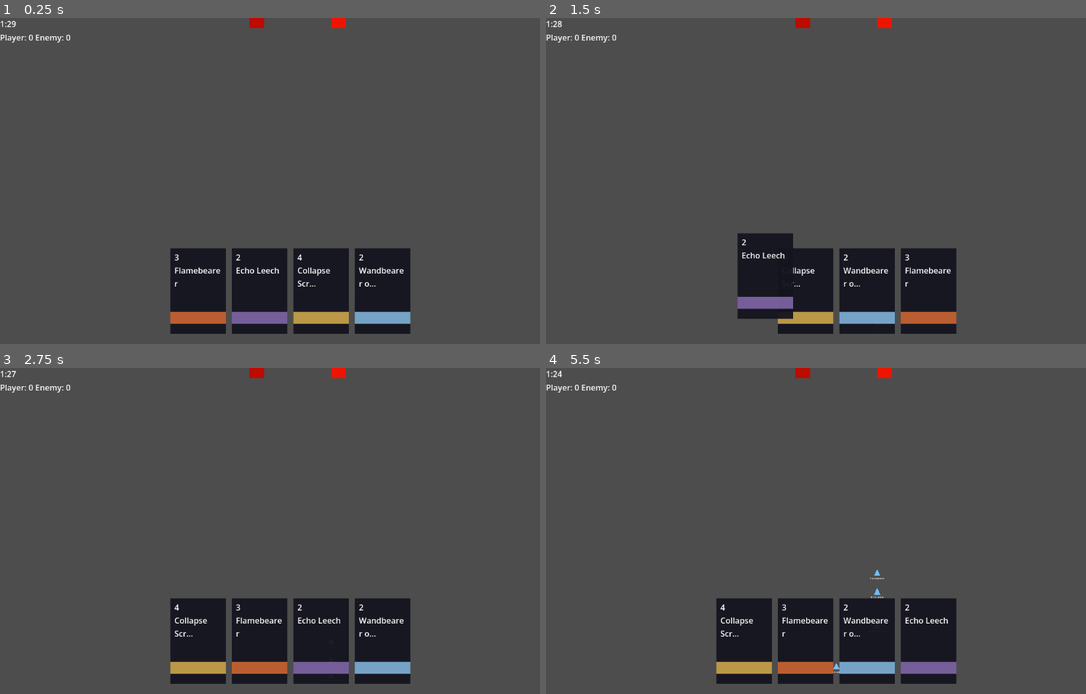
Above: before the commit, frames 1-4 (two rows, left to right).
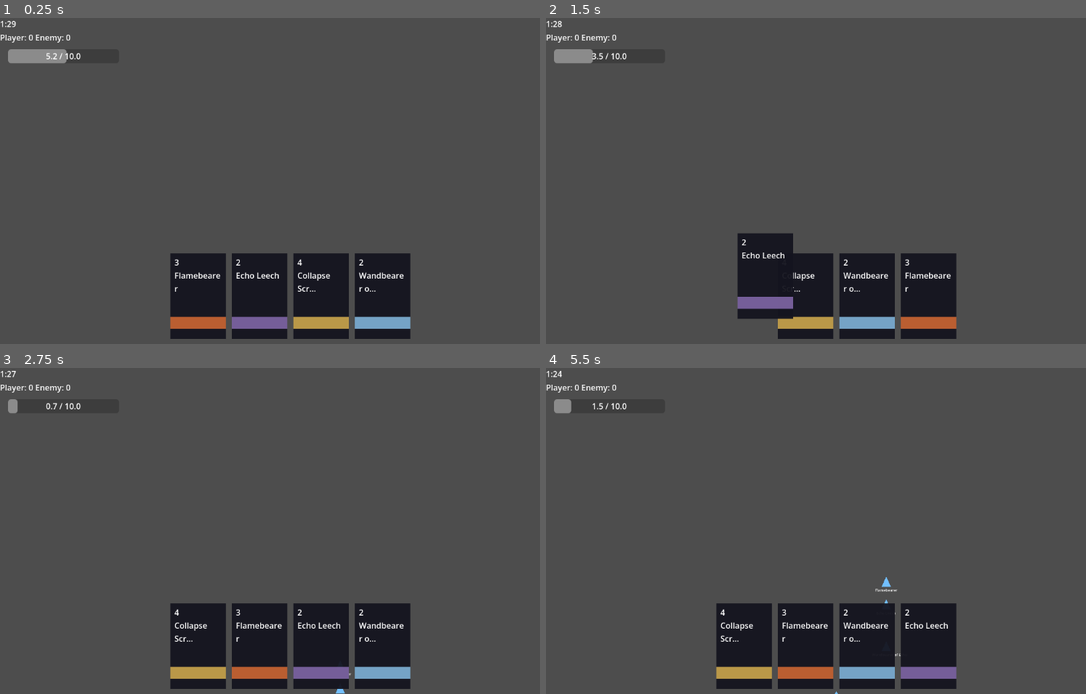
Above: after the commit, the same moments.

Repository: EchoPath-Source/echowars
Game: Godot game, scene res://arena.tscn
The game is run twice, just before and just after one commit, with the same random seed, the same clock (stepped at 60 frames per second) and the same inputs.
Inputs (mouse positions are in pixels of both pictures, inside the frame that each line leads up to):
- Up to frame 1 (0.25 s): no input
- Up to frame 2 (1.5 s): tap Enter (ui_accept) at 0.5 s; drag from (745, 291) to (897, 109) at 0.52 s; drag from (745, 291) to (805, 246) at 1.27 s
- Up to frame 3 (2.75 s): move the mouse to (259, 641) at 2.02 s; hold Right (ui_right) from 2.03 s (still down); tap Tab at 2.1 s; click (259, 641) at 2.17 s
- Up to frame 4 (5.5 s): release Right (ui_right) at 2.75 s; tap Enter (ui_accept) at 2.75 s; drag from (745, 641) to (664, 482) at 2.77 s; drag from (805, 641) to (864, 531) at 3.52 s; drag from (864, 641) to (751, 449) at 4.27 s; move the mouse to (805, 641) at 5.02 s; hold Down (ui_down) from 5.03 s (still down); tap Tab at 5.1 s; click (805, 641) at 5.17 s

The runs differ from the first frame. In frame 1, 4.2% of the frame differs, in the area x 1-77%, y 0-99%; in frame 2, 3.0%; in frame 3, 3.8%; in frame 4, 4.0%.

Commit message:
Layer 3: add simple damage loop

Diff:
--- a/arena.tscn
+++ b/arena.tscn
@@ -11,7 +11,7 @@
 
 [node name="Camera2D" type="Camera2D" parent="."]
 position = Vector2(360, 960)
-zoom = Vector2(0.45, 0.45)
+zoom = Vector2(0.55, 0.55)
 enabled = true
 
 [node name="lanemanager" type="Node2D" parent="."]
@@ -75,6 +75,27 @@
 [node name="EnemyCrowns" type="Label" parent="matchhud/HUDRoot/VBoxContainer/HBoxContainer"]
 layout_mode = 2
 
+[node name="ResonanceBar" type="ProgressBar" parent="matchhud/HUDRoot"]
+layout_mode = 0
+offset_left = 16.0
+offset_top = 62.0
+offset_right = 236.0
+offset_bottom = 90.0
+max_value = 100.0
+value = 50.0
+show_percentage = false
+
+[node name="Label" type="Label" parent="matchhud/HUDRoot/ResonanceBar"]
+layout_mode = 1
+anchors_preset = 15
+anchor_right = 1.0
+anchor_bottom = 1.0
+grow_horizontal = 2
+grow_vertical = 2
+text = "5.0 / 10.0"
+horizontal_alignment = 1
+vertical_alignment = 1
+
 [node name="WinScreen" type="Panel" parent="matchhud/HUDRoot"]
 visible = false
 layout_mode = 1
--- a/scenes/ui/card_hand.tscn
+++ b/scenes/ui/card_hand.tscn
@@ -11,9 +11,9 @@
 anchor_right = 0.5
 anchor_bottom = 1.0
 offset_left = -260.0
-offset_top = -190.0
+offset_top = -180.0
 offset_right = 260.0
-offset_bottom = -20.0
+offset_bottom = -10.0
 grow_horizontal = 2
 grow_vertical = 0
 script = ExtResource("1")
--- a/scenes/units/base_unit.tscn
+++ b/scenes/units/base_unit.tscn
@@ -3,26 +3,26 @@
 [ext_resource type="Script" path="res://scripts/units/base_unit.gd" id="1_base_unit"]
 
 [sub_resource type="CircleShape2D" id="CircleShape2D_base"]
-radius = 14.0
+radius = 16.0
 
 [sub_resource type="LabelSettings" id="LabelSettings_unit_name"]
-font_size = 10
+font_size = 13
 
 [node name="BaseUnit" type="CharacterBody2D"]
 script = ExtResource("1_base_unit")
 
 [node name="Body" type="Polygon2D" parent="."]
-polygon = PackedVector2Array(0, -18, -14, 12, 14, 12)
+polygon = PackedVector2Array(0, -22, -17, 15, 17, 15)
 color = Color(0.45, 0.75, 1, 1)
 
 [node name="CollisionShape2D" type="CollisionShape2D" parent="."]
 shape = SubResource("CircleShape2D_base")
 
 [node name="NameLabel" type="Label" parent="."]
-offset_left = -40.0
-offset_top = 16.0
-offset_right = 40.0
-offset_bottom = 34.0
+offset_left = -52.0
+offset_top = 18.0
+offset_right = 52.0
+offset_bottom = 40.0
 text = "Unit"
 horizontal_alignment = 1
 label_settings = SubResource("LabelSettings_unit_name")
--- a/scripts/units/base_unit.gd
+++ b/scripts/units/base_unit.gd
@@ -6,11 +6,19 @@
 var hp: float = 100.0
 var damage: float = 10.0
 var speed: float = 80.0
+var attack_range: float = 48.0
+var attack_cooldown: float = 1.0
+var attack_timer: float = 0.0
 var route_points: Array[Vector2] = []
 var route_index: int = 0
+var current_target: Node2D = null
 
 @onready var body: Polygon2D = $Body
 @onready var name_label: Label = $NameLabel
+
+func _ready() -> void:
+	add_to_group("units")
+	_set_team_visual()
 
 func initialize(card, player_owned: bool, assigned_lane: int, route: Array[Vector2]) -> void:
 	card_data = card
@@ -34,7 +42,18 @@
 	if route_points.size() > 0 and global_position.distance_to(route_points[0]) < 8.0:
 		route_index = 1
 
-func _physics_process(_delta: float) -> void:
+func _physics_process(delta: float) -> void:
+	attack_timer = maxf(attack_timer - delta, 0.0)
+	_update_current_target()
+	if current_target != null:
+		velocity = Vector2.ZERO
+		move_and_slide()
+		_attack_current_target()
+		return
+
+	_follow_route()
+
+func _follow_route() -> void:
 	if route_index >= route_points.size():
 		velocity = Vector2.ZERO
 		move_and_slide()
@@ -50,6 +69,49 @@
 	velocity = to_target.normalized() * speed
 	move_and_slide()
 
+func _update_current_target() -> void:
+	if _has_valid_target(current_target):
+		return
+
+	current_target = _find_nearest_enemy_in_range()
+
+func _has_valid_target(target: Node2D) -> bool:
+	if target == null or not is_instance_valid(target):
+		return false
+	if target.get("is_player_owned") == is_player_owned:
+		return false
+	return global_position.distance_to(target.global_position) <= attack_range
+
+func _find_nearest_enemy_in_range() -> Node2D:
+	var nearest: Node2D = null
+	var nearest_distance := attack_range
+
+	for candidate in get_tree().get_nodes_in_group("units"):
+		if candidate == self or not candidate is Node2D:
+			continue
+		if candidate.get("is_player_owned") == is_player_owned:
+			continue
+
+		var candidate_node := candidate as Node2D
+		var distance := global_position.distance_to(candidate_node.global_position)
+		if distance <= nearest_distance:
+			nearest = candidate_node
+			nearest_distance = distance
+
+	return nearest
+
+func _attack_current_target() -> void:
+	if attack_timer > 0.0 or current_target == null:
+		return
+	if current_target.has_method("take_damage"):
+		current_target.take_damage(damage)
+	attack_timer = attack_cooldown
+
+func take_damage(amount: float) -> void:
+	hp -= amount
+	if hp <= 0.0:
+		queue_free()
+
 func _set_team_visual() -> void:
 	if body == null:
 		return
